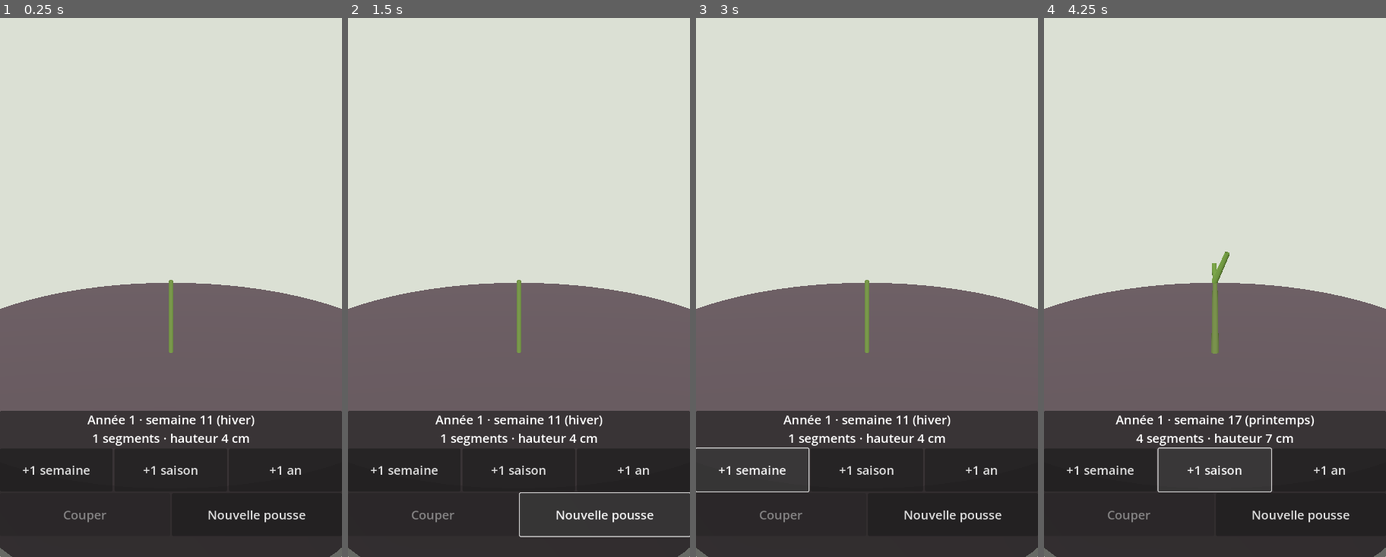
Above: before the commit, frames 1-4 (left to right).
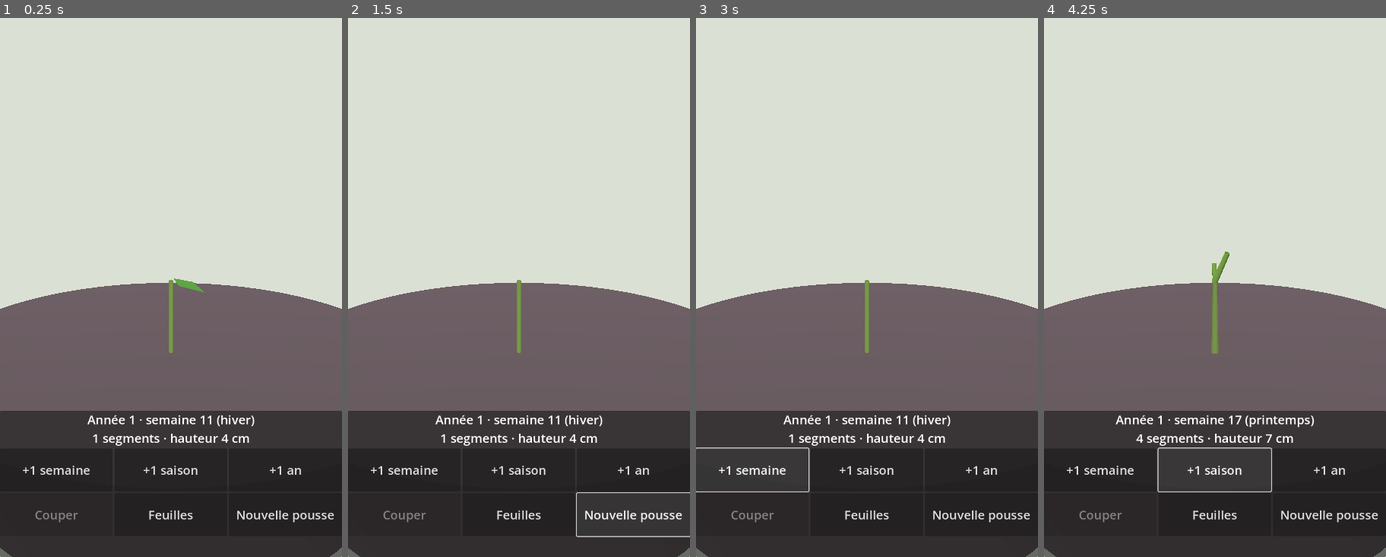
Above: after the commit, the same moments.

Repository: Ankool29/bonzai
Game: Godot game, scene res://scenes/main.tscn
The game is run twice, just before and just after one commit, with the same random seed, the same clock (stepped at 60 frames per second) and the same inputs.
Inputs (mouse positions are in pixels of both pictures, inside the frame that each line leads up to):
- Up to frame 1 (0.25 s): no input
- Up to frame 2 (1.5 s): click (519, 513) at 0.5 s, where only the run after the commit has a clickable "Feuilles"; click "Nouvelle pousse" at 1.25 s
- Up to frame 3 (3 s): click "Nouvelle pousse" at 2 s; click "+1 semaine" at 2.75 s
- Up to frame 4 (4.25 s): click "+1 saison" at 3.5 s

The runs differ from the first frame. In frame 1, 0.7% of the frame differs, in the area x 10-98%, y 48-94%; in frame 2, 0.7%, in the area x 10-98%, y 87-97%; in frame 3, 0.6%; in frame 4, 0.6%.

Commit message:
Étape 2 : feuilles de l'orme avec cycle des saisons
Co-Authored-By: Claude Opus 5.5 <noreply@anthropic.com>
Claude-Session: https://claude.ai/code/session_01MAppfJEzF7Td7hJP7q14tM

Diff:
--- a/scripts/main.gd
+++ b/scripts/main.gd
@@ -12,6 +12,7 @@
 var pending := 0      # semaines restant à jouer
 var frac := 0.0       # avancement dans la semaine en cours (pour voir les pousses s'allonger)
 var speed := 1.0      # semaines par seconde
+var show_leaves := true
 
 var touches := {}
 var tap_start := Vector2.ZERO
@@ -95,6 +96,7 @@
 	var row2 := HBoxContainer.new()
 	box.add_child(row2)
 	cut_btn = _button(row2, "Couper", _cut)
+	_button(row2, "Feuilles", _toggle_leaves)
 	_button(row2, "Nouvelle pousse", _new_tree)
 	var bottom := Control.new()  # marge pour la barre de gestes du téléphone
 	bottom.custom_minimum_size.y = 40 * ui_scale
@@ -136,6 +138,11 @@
 		_refresh()
 
 
+func _toggle_leaves() -> void:
+	show_leaves = not show_leaves
+	_refresh()
+
+
 func _new_tree() -> void:
 	sim.reset(randi())
 	selected = -1
@@ -147,7 +154,7 @@
 
 func _refresh() -> void:
 	var hl := sim.subtree(selected) if selected > 0 else PackedInt32Array()
-	tree_mi.mesh = TreeMesh.build(sim, hl, sim.week + frac)
+	tree_mi.mesh = TreeMesh.build(sim, hl, sim.week + frac, show_leaves)
 	cut_btn.disabled = selected <= 0
 	var w := sim.week % 52
 	var season := "hiver"
--- a/scripts/tree_mesh.gd
+++ b/scripts/tree_mesh.gd
@@ -9,9 +9,12 @@
 const SELECTED := Color(1.0, 0.35, 0.2)
 const WEAK := Color(0.8, 0.72, 0.3)     # branche qui s'affaiblit à l'ombre
 const DRY := Color(0.72, 0.7, 0.64)     # bois mort
+const LEAF := Color(0.3, 0.55, 0.2)
+const LEAF_AUTUMN := Color(0.85, 0.7, 0.2)
+const LEAF_LEN := 0.02                  # orme : petite feuille ovale (~2 cm)
 
 
-static func build(sim: TreeSim, highlight: PackedInt32Array, t: float) -> ArrayMesh:
+static func build(sim: TreeSim, highlight: PackedInt32Array, t: float, leaves: bool) -> ArrayMesh:
 	var marked := {}
 	for i in highlight:
 		marked[i] = true
@@ -61,6 +64,8 @@
 			var p1 := base + ((k + 1) % SIDES) * 2
 			for v in [p0, p0 + 1, p1, p1, p0 + 1, p1 + 1]:
 				idx.append(v)
+		if leaves and not s.dry:
+			_leaf(s, t, f, weak[i] == 1, marked.has(i), verts, norms, cols, idx)
 	var mesh := ArrayMesh.new()
 	if verts.is_empty():
 		return mesh
@@ -72,3 +77,34 @@
 	arr[Mesh.ARRAY_INDEX] = idx
 	mesh.add_surface_from_arrays(Mesh.PRIMITIVE_TRIANGLES, arr)
 	return mesh
+
+
+## Feuille de l'orme : une par nœud, seulement sur les pousses de l'année (caduc).
+## Débourre avec la pousse, jaunit en octobre, tombe en novembre.
+static func _leaf(s: TreeSim.Seg, t: float, f: float, weak: bool, selected: bool,
+		verts: PackedVector3Array, norms: PackedVector3Array, cols: PackedColorArray, idx: PackedInt32Array) -> void:
+	if floori(s.born / 52.0) != floori(t / 52.0):
+		return
+	var w := fposmod(t, 52.0)
+	var h := fposmod(sin(s.end.x * 91.3 + s.end.y * 13.7 + s.end.z * 47.1) * 43758.5, 1.0)  # hasard fixe par feuille
+	if w > 44.0 + h * 4.0:  # chute étalée sur novembre
+		return
+	if weak and h < 0.4:  # branche affaiblie : feuillage clairsemé
+		return
+	var col := LEAF.lerp(LEAF_AUTUMN, clampf((w - 40.0) / 5.0, 0.0, 1.0))
+	if weak:
+		col = col.lerp(WEAK, 0.6)
+	if selected:
+		col = SELECTED
+	var n := (Vector3.UP * 0.8 + s.lat_dir * 0.2).normalized()
+	var u := (s.lat_dir - n * s.lat_dir.dot(n)).normalized().rotated(n, (h - 0.5) * 0.8)
+	var v := n.cross(u)
+	var l := LEAF_LEN * f
+	var p := s.end + s.lat_dir * 0.002
+	var base := verts.size()
+	for q in [p, p + u * l * 0.4 + v * l * 0.25, p + u * l, p + u * l * 0.4 - v * l * 0.25]:
+		verts.append(q)
+		norms.append(n)
+		cols.append(col)
+	for k in [0, 1, 2, 0, 2, 3]:
+		idx.append(base + k)
Not shown, changed: docs/A_CORRIGER.md
Not shown, added: docs/ETAPE2.md
